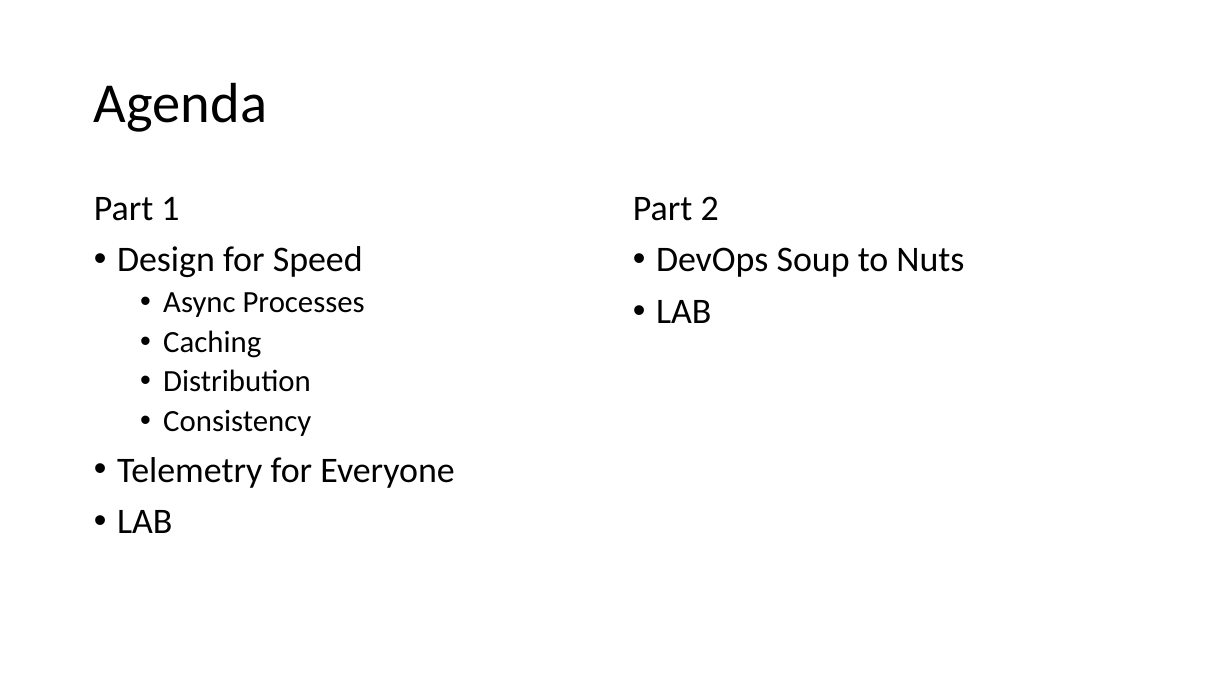
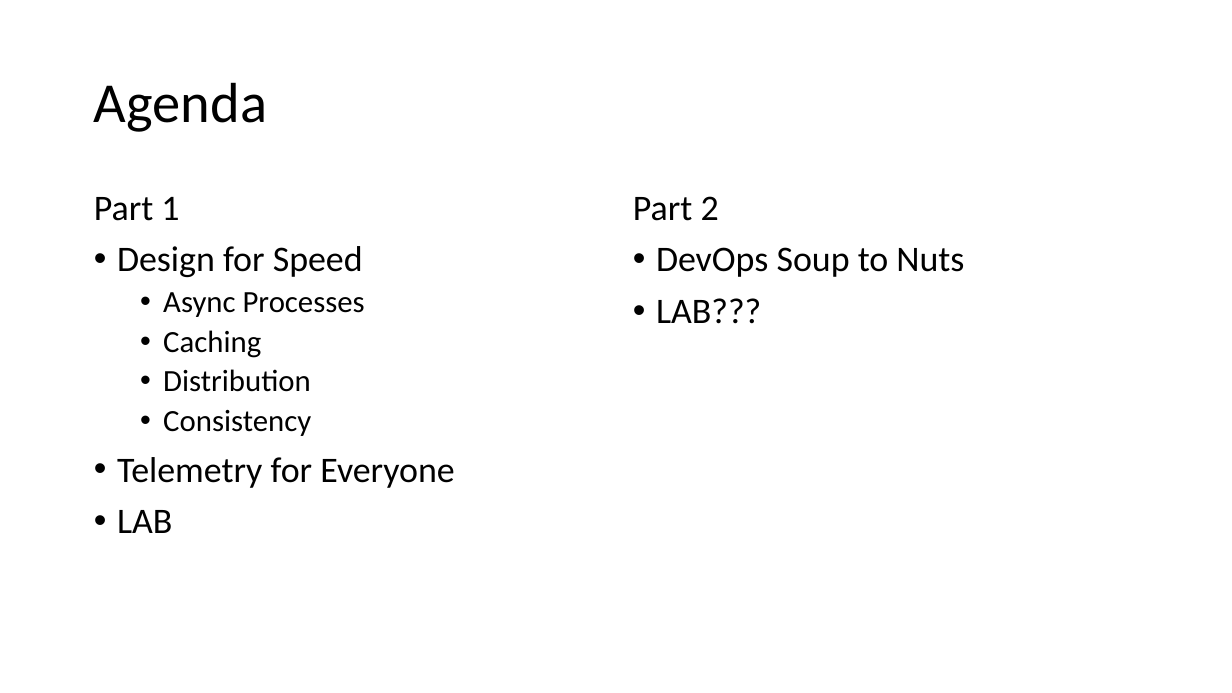
Before and after one commit to 1kevgriff/Workshop-ASPNETCore-Liftoff, a slide deck: slide 5 of Slides/01_Welcome.pptx (slide 4 before the commit). Drawn at 1232x693 pixels with LibreOffice and Linux fonts; fonts in the diff are those of the drawing. Boxes give left, top, right and bottom in pixels: in the first picture for what was removed or moved away, otherwise in the second. Text is boxed around its words. In the diff, an @@ line names an element or a change of style, - is before the commit and + after.

```diff
--- a/Slides/01_Welcome.pptx
+++ b/Slides/01_Welcome.pptx
@@ text at [656,298,761,324]: text changed @@
-• LAB
+• LAB???
```
Also in this commit, not shown: 2 other slides changed, 1 slide added.
